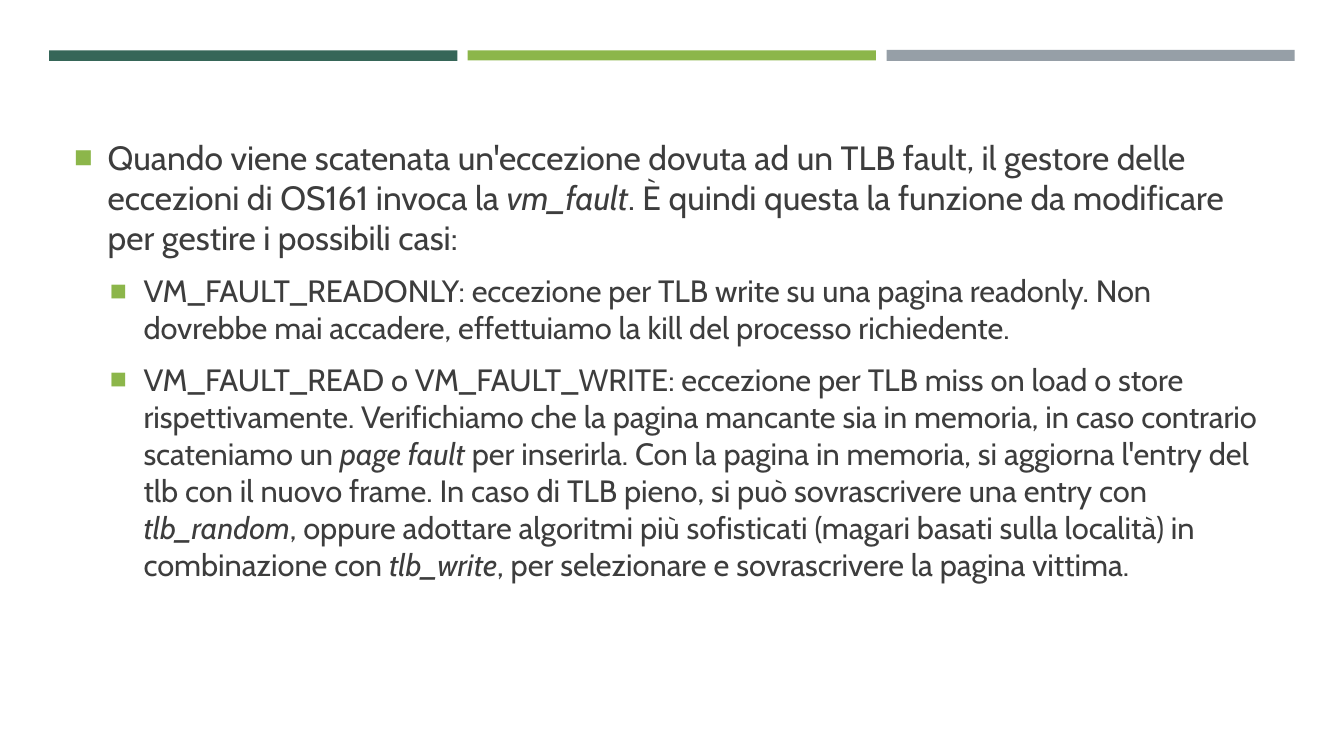
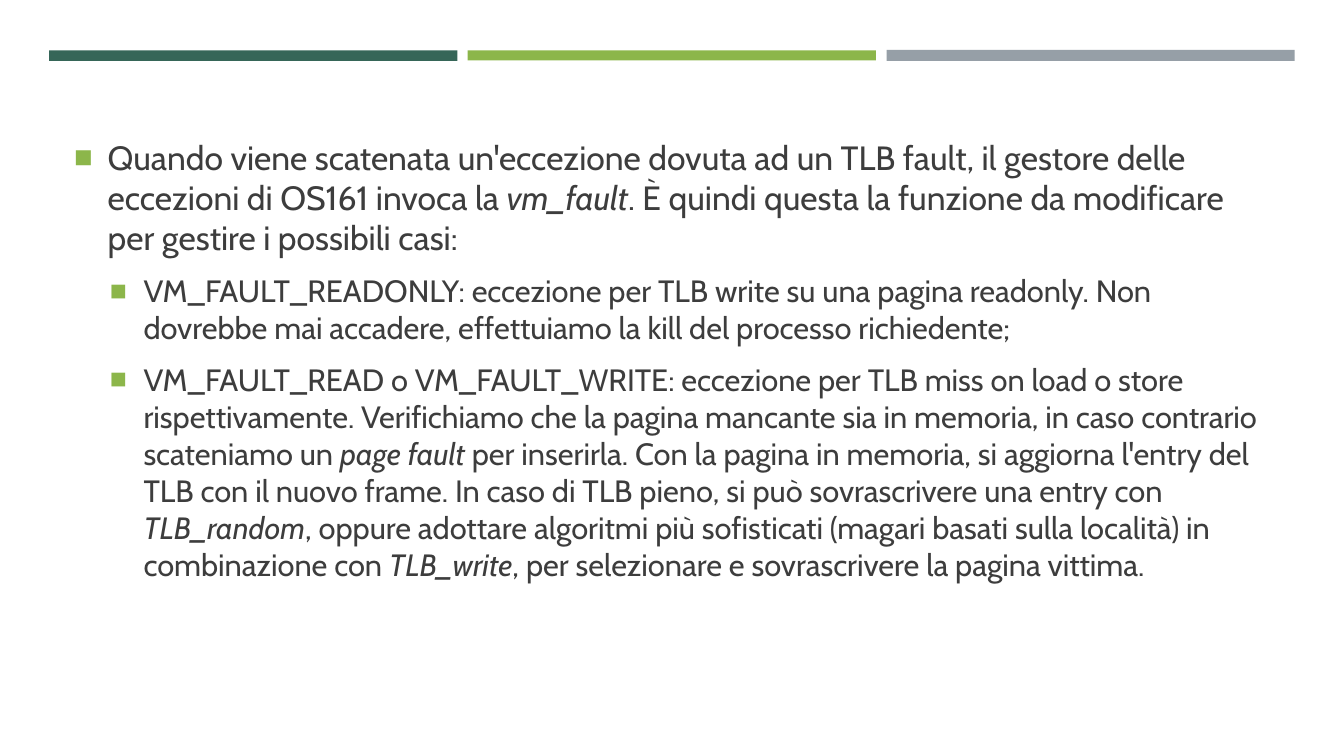
Before and after one commit to ProgrammazioneDiSistema2023-IA-ZZ/Group04, a slide deck: slide 43 of MentOS - Gestione Della Memoria.pptx. Drawn at 1344x756 pixels with LibreOffice and Linux fonts; fonts in the diff are those of the drawing. Boxes give left, top, right and bottom in pixels: in the first picture for what was removed or moved away, otherwise in the second. Text is boxed around its words. In the diff, an @@ line names an element or a change of style, - is before the commit and + after.

```diff
--- a/MentOS - Gestione Della Memoria.pptx
+++ b/MentOS - Gestione Della Memoria.pptx
@@ text at [144,279,1257,582]: text changed @@
-  ■ VM_FAULT_READONLY: eccezione per TLB write su una pagina readonly. Non dovrebbe mai accadere, effettuiamo la kill del processo richiedente.
-  ■ VM_FAULT_READ o VM_FAULT_WRITE: eccezione per TLB miss on load o store rispettivamente. Verifichiamo che la pagina mancante sia in memoria, in caso contrario scateniamo un page fault per inserirla. Con la pagina in memoria, si aggiorna l'entry del tlb con il nuovo frame. In caso di TLB pieno, si può sovrascrivere una entry con tlb_random, oppure adottare algoritmi più sofisticati (magari basati sulla località) in combinazione con tlb_write, per selezionare e sovrascrivere la pagina vittima.
+  ■ VM_FAULT_READONLY: eccezione per TLB write su una pagina readonly. Non dovrebbe mai accadere, effettuiamo la kill del processo richiedente;
+  ■ VM_FAULT_READ o VM_FAULT_WRITE: eccezione per TLB miss on load o store rispettivamente. Verifichiamo che la pagina mancante sia in memoria, in caso contrario scateniamo un page fault per inserirla. Con la pagina in memoria, si aggiorna l'entry del TLB con il nuovo frame. In caso di TLB pieno, si può sovrascrivere una entry con TLB_random, oppure adottare algoritmi più sofisticati (magari basati sulla località) in combinazione con TLB_write, per selezionare e sovrascrivere la pagina vittima.
```
Also in this commit, not shown: 32 other slides changed, 9 other files.
